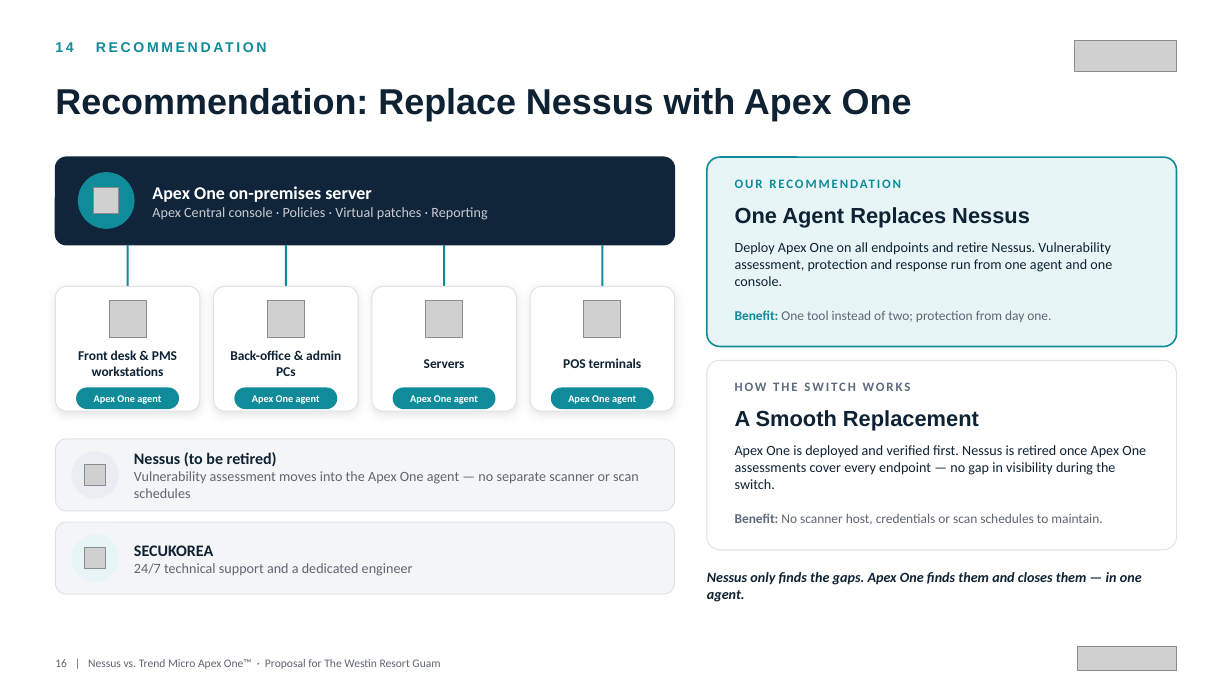
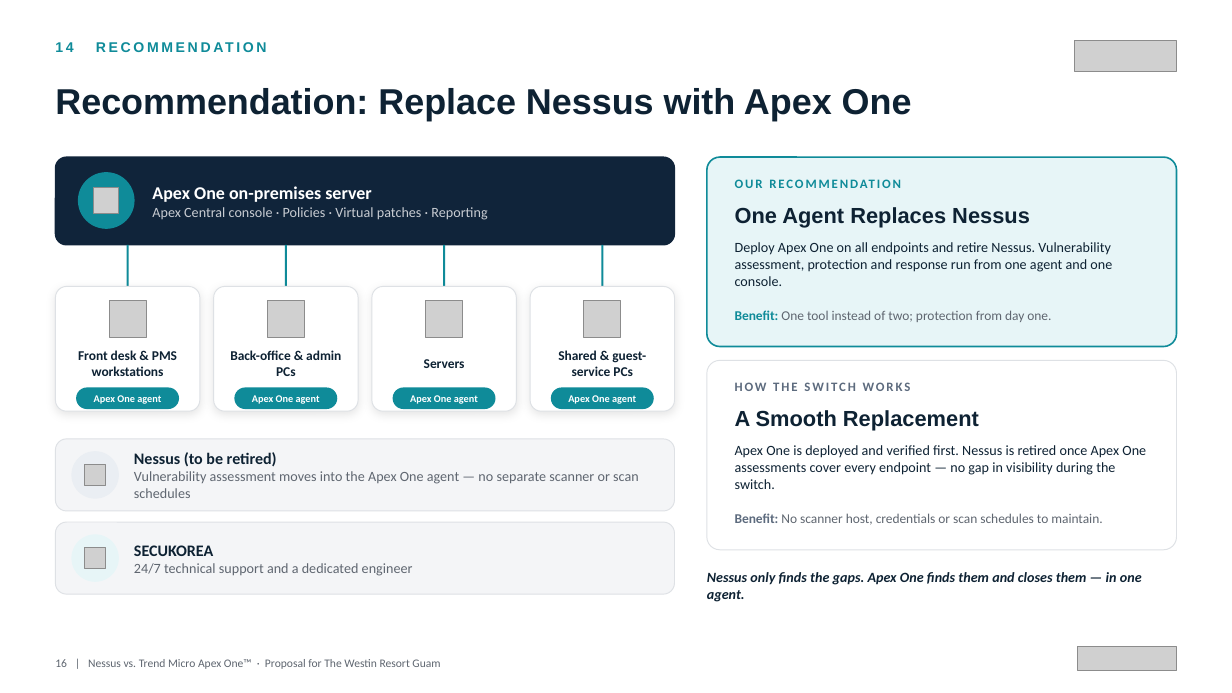
Before and after one commit to BigLee-Creator/Recommendations, a slide deck: slide 16 of ENG._Nessus_vs_Trend_Micro_Apex_One_Proposal_for_Westin_Resort_Guam_SECUKOREA.pptx. Drawn at 1232x693 pixels with LibreOffice and Linux fonts; fonts in the diff are those of the drawing; grey boxes stand for pictures. Boxes give left, top, right and bottom in pixels: in the first picture for what was removed or moved away, otherwise in the second. Text is boxed around its words. In the diff, an @@ line names an element or a change of style, - is before the commit and + after.

```diff
--- a/ENG._Nessus_vs_Trend_Micro_Apex_One_Proposal_for_Westin_Resort_Guam_SECUKOREA.pptx
+++ b/ENG._Nessus_vs_Trend_Micro_Apex_One_Proposal_for_Westin_Resort_Guam_SECUKOREA.pptx
@@ text at <box>558,350,646,376</box>: text changed @@
-POS terminals
+Shared & guest-service PCs
```
Also in this commit, not shown: 10 other slides changed.
